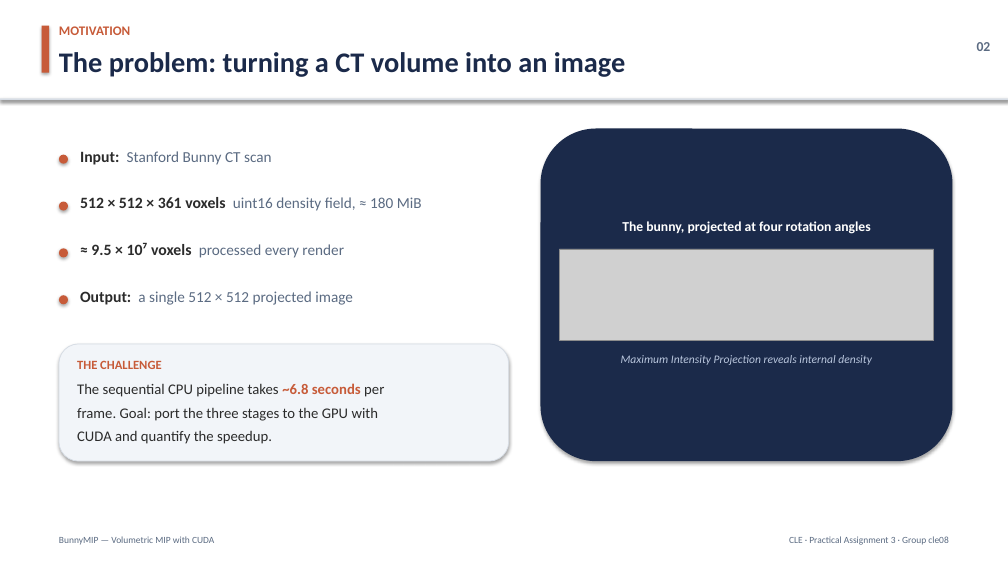
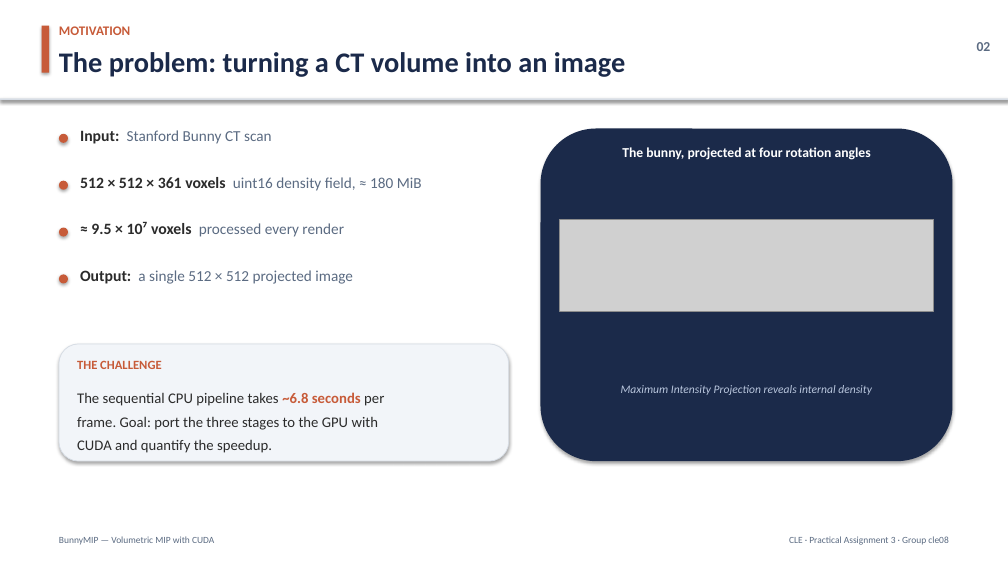
Before and after one commit to hujuc/BunnyMIP-CUDA-CLE, a slide deck: slide 2 of docs/BunnyMIP-Presentation.pptx. Drawn at 1008x567 pixels with LibreOffice and Linux fonts; fonts in the diff are those of the drawing; grey boxes stand for pictures. Boxes give left, top, right and bottom in pixels: in the first picture for what was removed or moved away, otherwise in the second. Text is boxed around its words. In the diff, an @@ line names an element or a change of style, - is before the commit and + after.

Commit message:
Update presentation materials and TODO list for BunnyMIP project

```diff
--- a/docs/BunnyMIP-Presentation.pptx
+++ b/docs/BunnyMIP-Presentation.pptx
@@ text "The bunny, projected at four ...": place and size @@
-text "The bunny, projected at four ..." at <box>622,221,871,234</box>
+text "The bunny, projected at four ..." at <box>622,147,871,160</box>
@@ picture: place and size @@
-picture at <box>560,249,934,341</box>
+picture at <box>560,219,934,312</box>
@@ 4 texts, 4 ellipses: place and size @@
-4 texts, 4 ellipses at <box>59,151,422,305</box>
+4 texts, 4 ellipses at <box>59,130,422,284</box>
@@ text "The sequential CPU pipeline takes ...": place and size @@
-text "The sequential CPU pipeline takes ..." at <box>77,383,384,444</box>
+text "The sequential CPU pipeline takes ..." at <box>77,392,384,453</box>
@@ text "Maximum Intensity Projection reveals internal ...": place and size @@
-text "Maximum Intensity Projection reveals internal ..." at <box>621,355,872,365</box>
+text "Maximum Intensity Projection reveals internal ..." at <box>621,385,872,395</box>
```
Also in this commit, not shown: 9 other slides changed, 5 other files.
